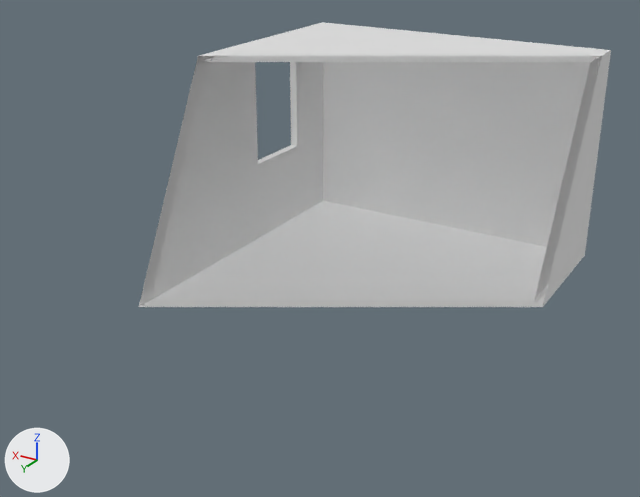
The Blender file src/assets/model/room.blend: old version first, new version second.
The view is the same before and after, from a 50 mm camera at (-1.517, 2.808, 1.186) aimed at (0.247, -0.131, -0.283). The lights are fixed; the arrows at lower left show +X, +Y and +Z. The first picture is the older version. Everything nearer to the camera than a plane just in front of the edit is cut away.
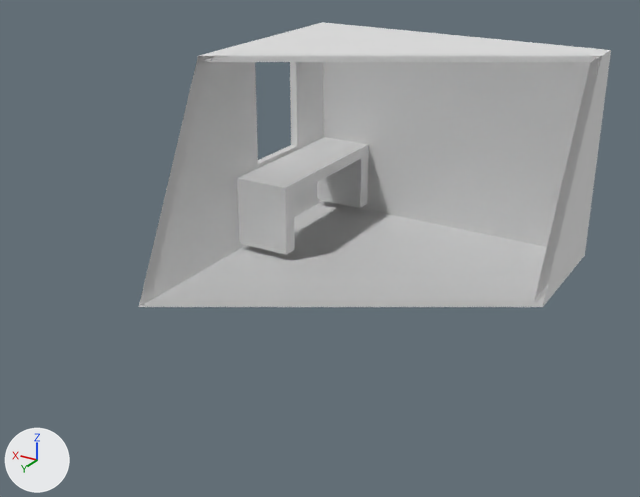
What differs and where, as boxes (x1, y1, x2, y2) in the pictures (640 x 497 px):
'Cube.001', shown: after (237, 137, 369, 255)

What the commit changed:
Object 'Cube.001' (ob_cube_001) moves from (0.743, -0.829, -0.401) to (0.743, -0.829, -0.363).
Object 'Cube.001' (ob_cube_001) is now shown.
